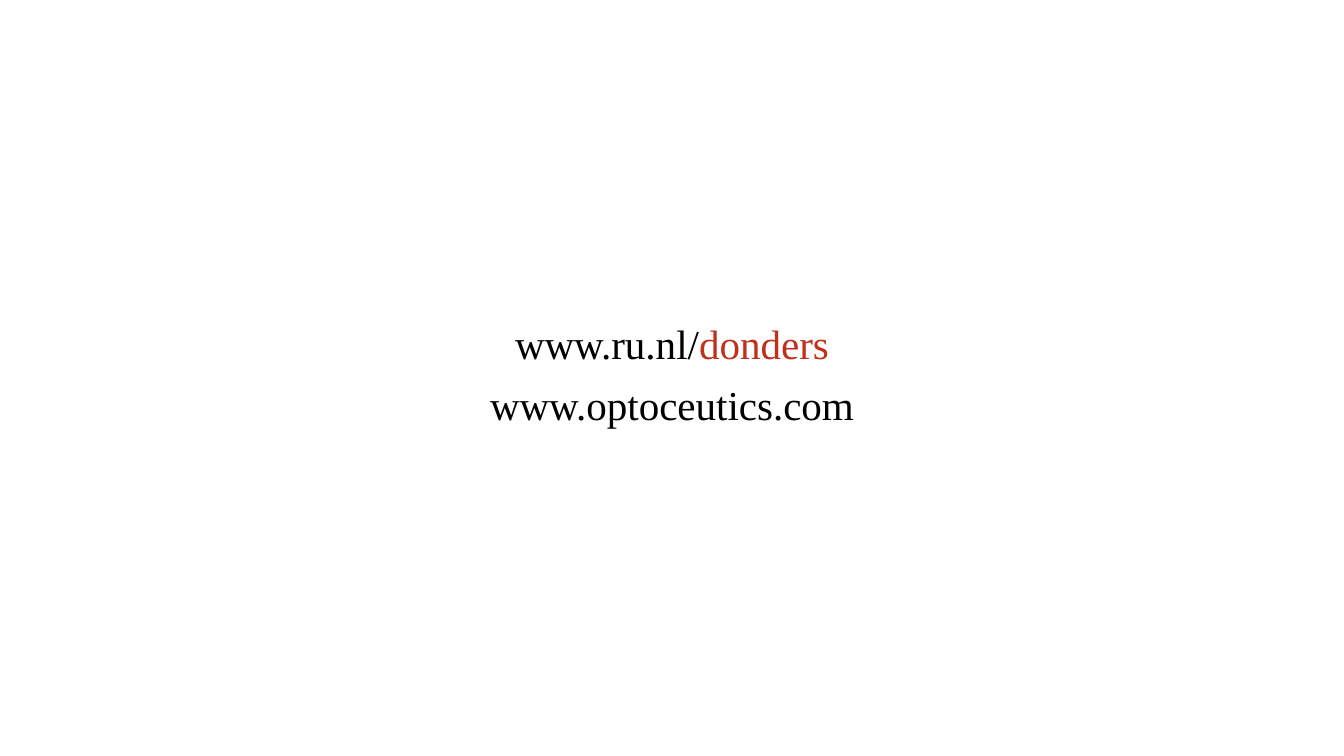
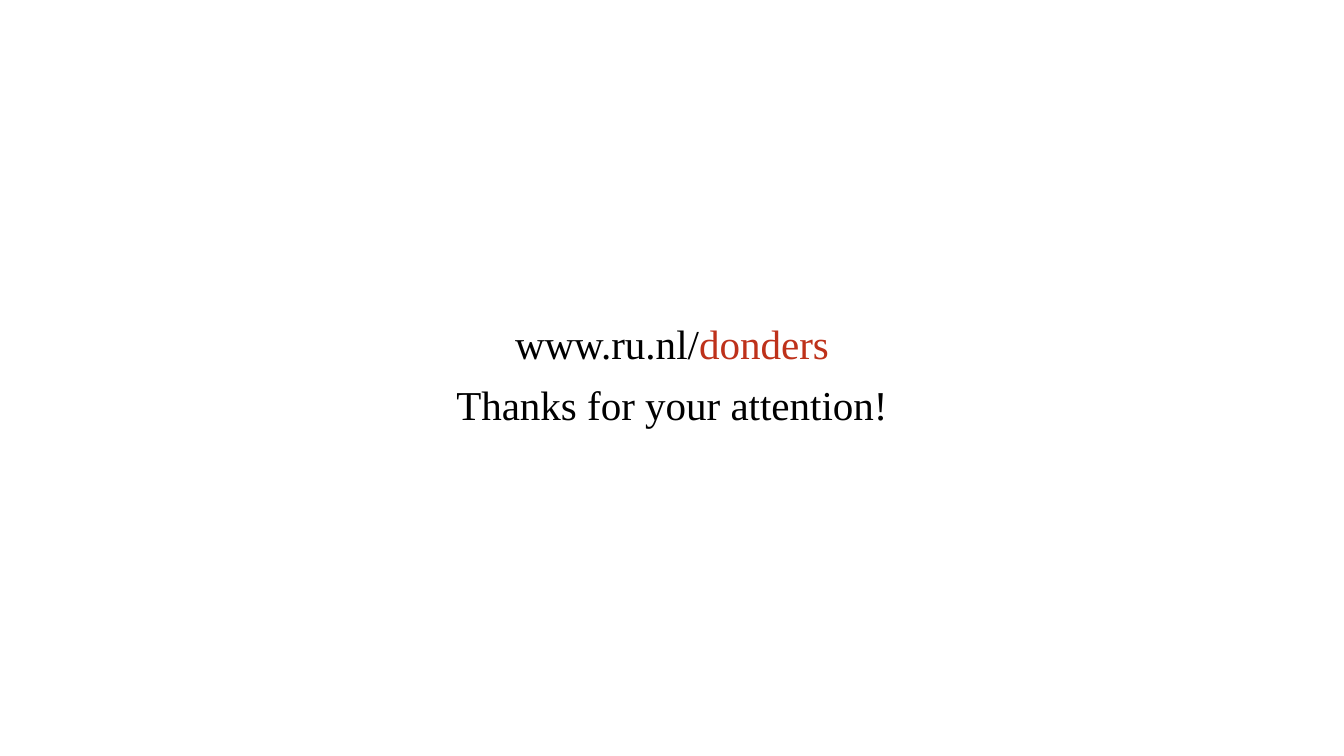
Before and after one commit to henneysq/meg-ahat, a slide deck: slide 8 of protocol/Invisible-Flicker_aka_MEG-AHAT_project_PPM.pptx. Drawn at 1344x756 pixels with LibreOffice and Linux fonts; fonts in the diff are those of the drawing; background and template pictures are left out. Boxes give left, top, right and bottom in pixels: in the first picture for what was removed or moved away, otherwise in the second. Text is boxed around its words. In the diff, an @@ line names an element or a change of style, - is before the commit and + after.

```diff
--- a/protocol/Invisible-Flicker_aka_MEG-AHAT_project_PPM.pptx
+++ b/protocol/Invisible-Flicker_aka_MEG-AHAT_project_PPM.pptx
@@ text at [456,391,888,428]: text changed @@
-www.optoceutics.com
+Thanks for your attention!
```
Also in this commit, not shown: 2 other slides changed.
